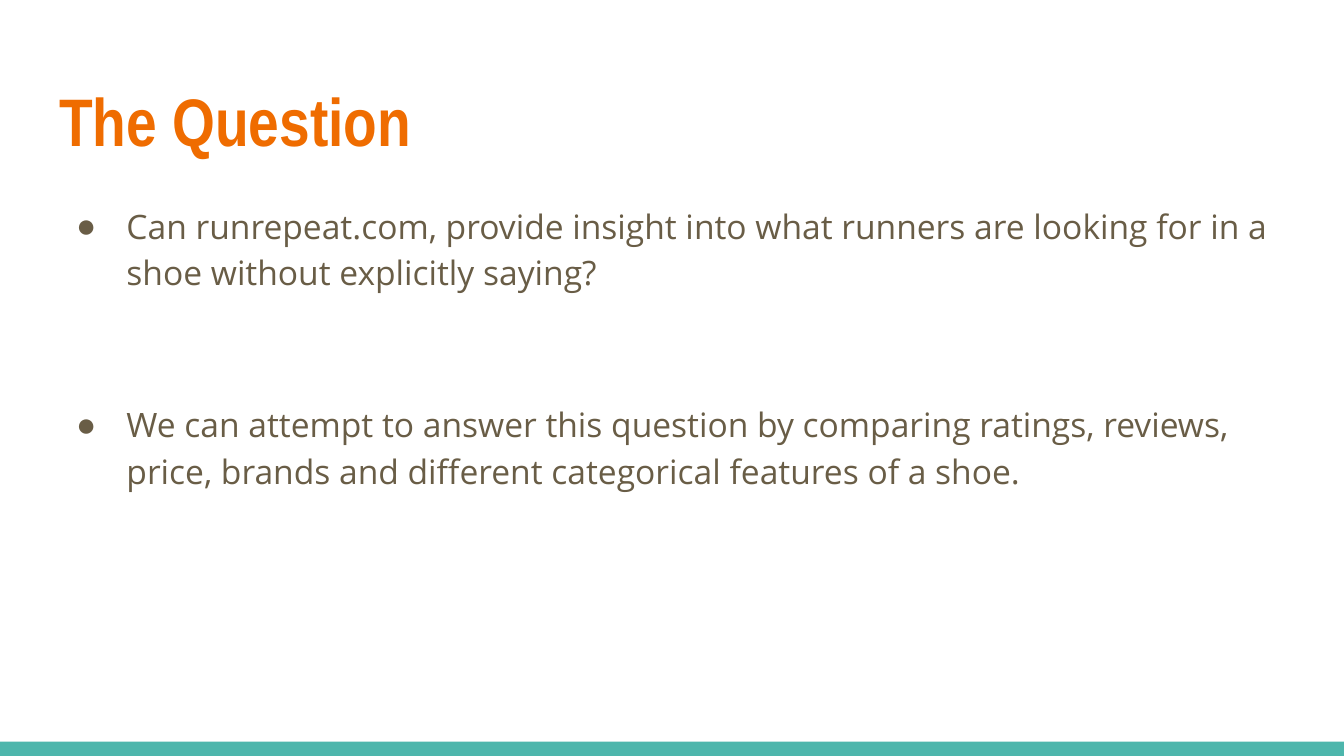
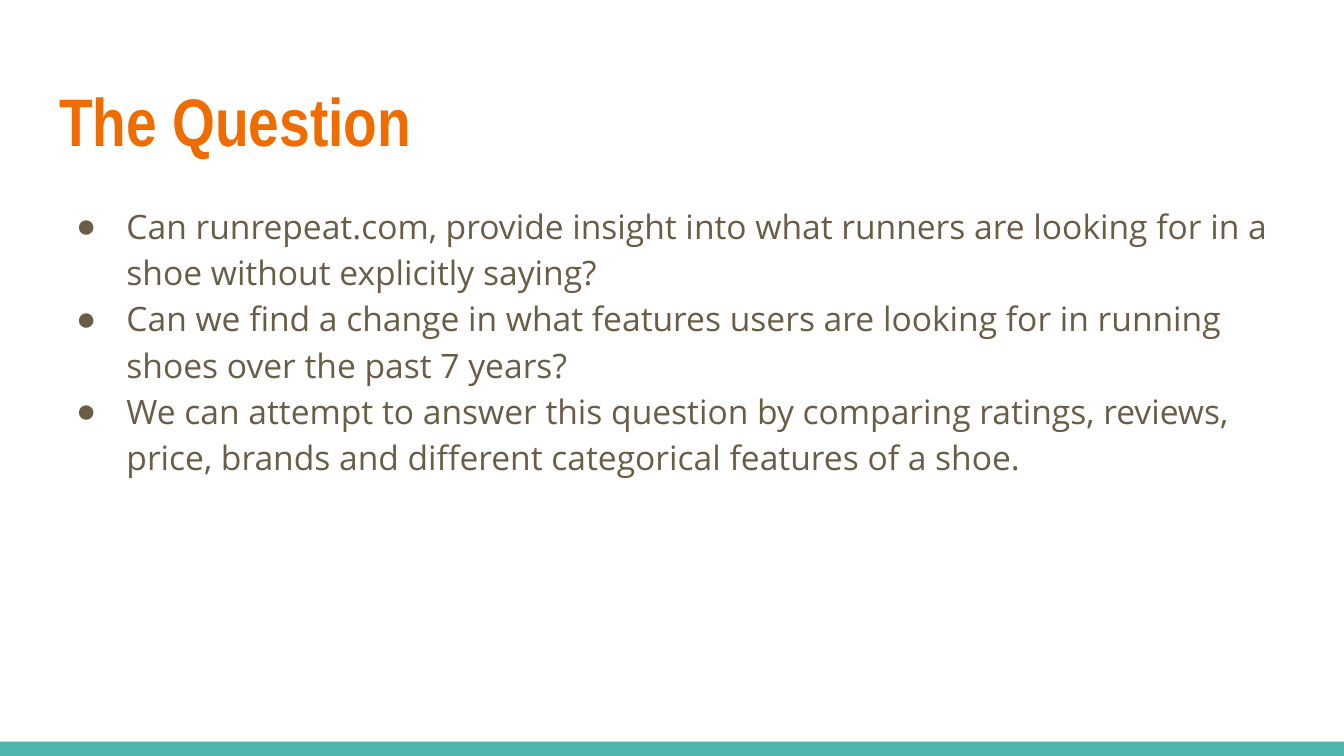
Before and after one commit to jschiavone45/Run_Repeat_Scraper, a slide deck: slide 2 of Run_Repeat_Analysis_Presentation.pptx. Drawn at 1344x756 pixels with LibreOffice and Linux fonts; fonts in the diff are those of the drawing. Boxes give left, top, right and bottom in pixels: in the first picture for what was removed or moved away, otherwise in the second. Text is boxed around its words. In the diff, an @@ line names an element or a change of style, - is before the commit and + after.

```diff
--- a/Run_Repeat_Analysis_Presentation.pptx
+++ b/Run_Repeat_Analysis_Presentation.pptx
@@ text at box(126, 305, 1221, 386): paragraph added @@
+● Can we find a change in what features users are looking for in running shoes over the past 7 years?
@@ text at box(126, 398, 1228, 478): less space between paragraphs @@
```
Also in this commit, not shown: 3 other slides changed, 1 slide added, 1 slide removed, 1 other file.
